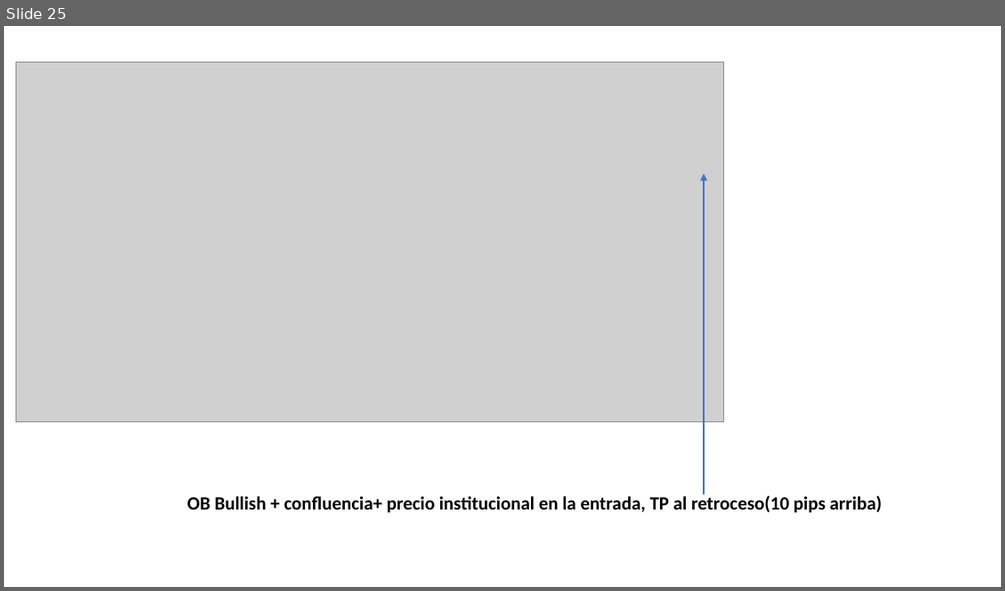
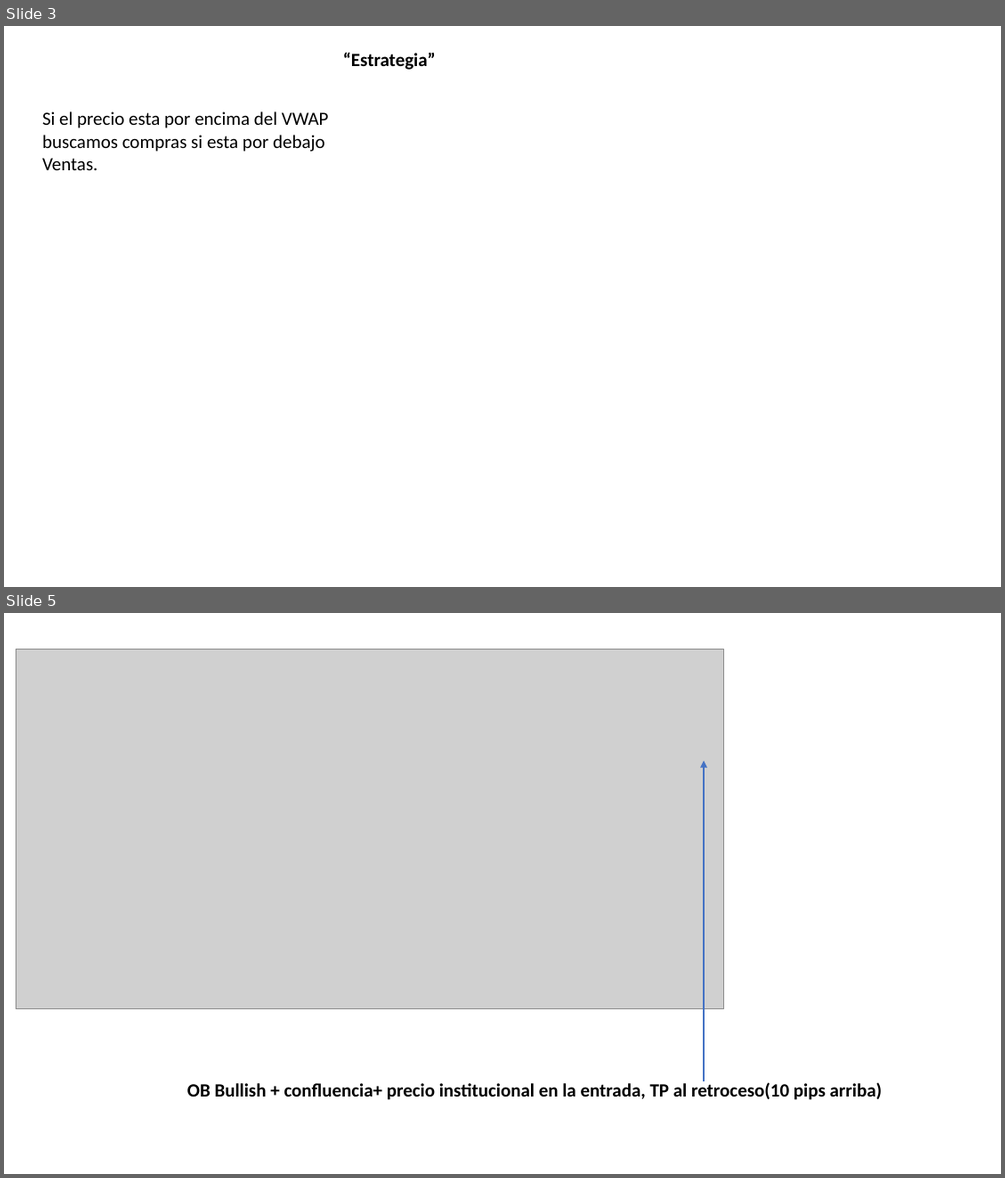
Before and after one commit to Edd1eware/Yields_Academy, a slide deck: Manual_YIELDS_ACADEMY.pptx. Shown one above the other, each under a label of ours: slide 25 before the commit, slides 3 and 5 after it; the slides between them are not shown. The pictures are 1005x591 and 1005x1178 pixels, drawn with LibreOffice and Linux fonts; fonts in the diff are those of the drawing; grey boxes stand for pictures. Boxes give left, top, right and bottom in pixels: in the first picture for what was removed or moved away, otherwise in the second. Text is boxed around its words. In the diff, an @@ line names an element or a change of style, - is before the commit and + after.

```diff
--- a/Manual_YIELDS_ACADEMY.pptx
+++ b/Manual_YIELDS_ACADEMY.pptx
@@ slide 3 added at (4,26,1001,587), background #FFFFFF @@
@@ text added at (343,52,436,70), 18 pt, text #000000, bold @@
+“Estrategia”
@@ text added at (42,111,329,170), 18 pt, text #000000 @@
+Si el precio esta por encima del VWAP buscamos compras si esta por debajo Ventas.
@@ what was slide 25 is now slide 5 @@
```
Also in this commit, not shown: 3 other slides added, 57 slides removed.
